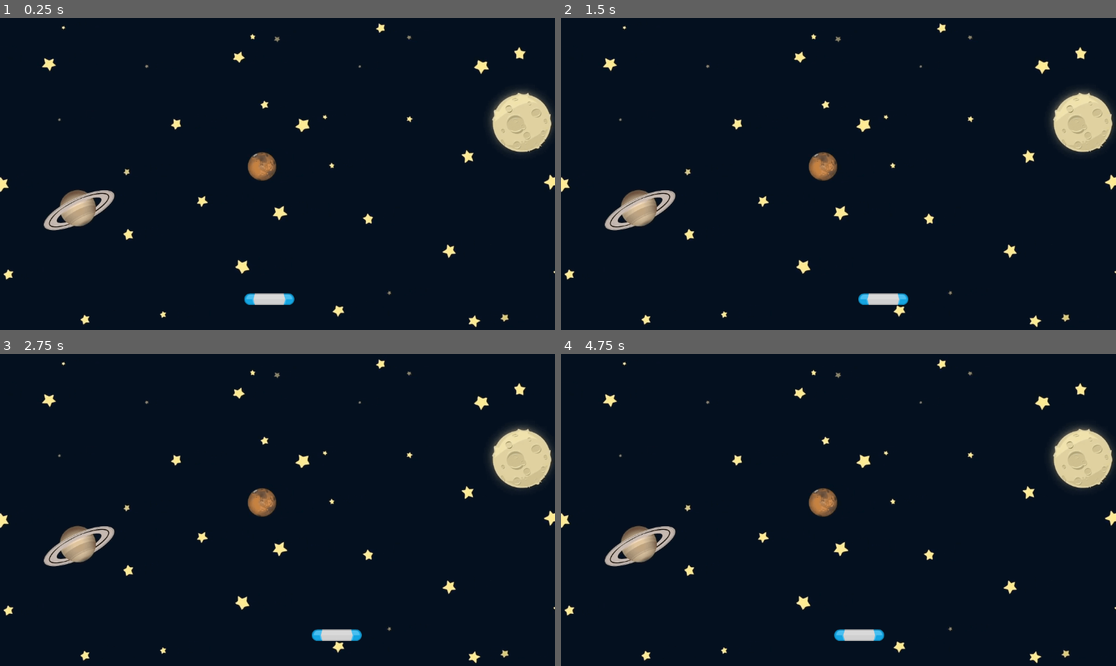
Above: before the commit, frames 1-4 (two rows, left to right).
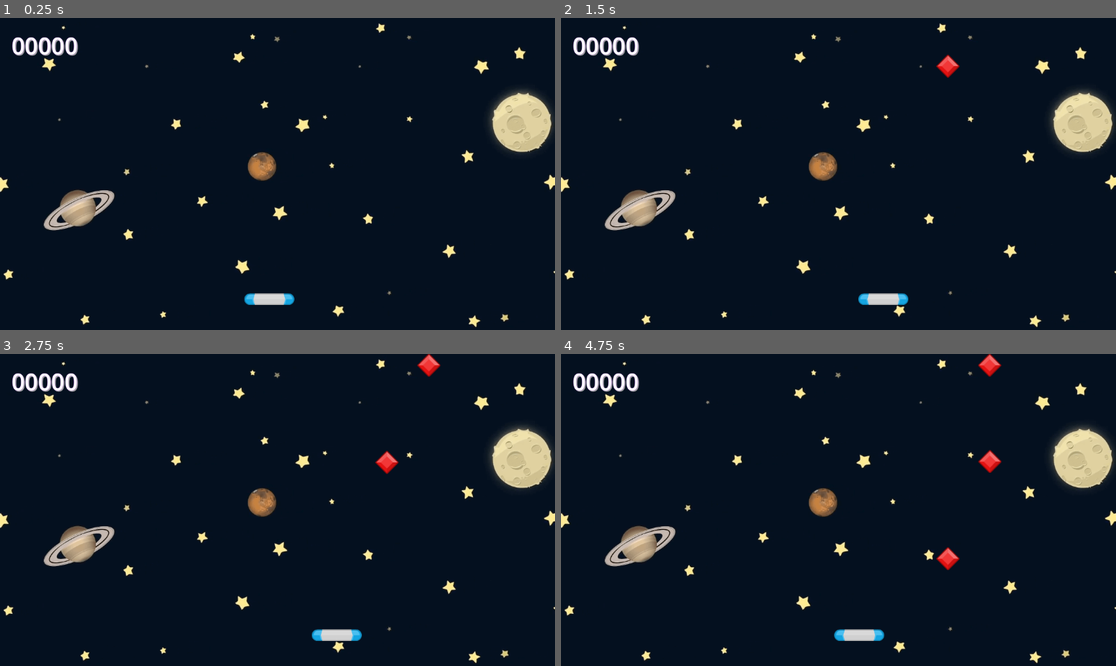
Above: after the commit, the same moments.

Repository: Apasin-josc/gdDOJO
Game: Godot game, scene res://scenes/game.tscn
Same seed, same stepped clock (60 frames per second), same inputs: the game is played once before the commit and once after it.
Inputs:
- Up to frame 1 (0.25 s): no input
- Up to frame 2 (1.5 s): tap Enter at 0.5 s; hold D (right) 0.53-1.28 s; hold A (left) from 1.28 s (still down)
- Up to frame 3 (2.75 s): release A (left) at 2.03 s; hold D (right) from 2.03 s (still down)
- Up to frame 4 (4.75 s): release D (right) at 3.53 s; hold A (left) from 3.53 s (still down)

The runs differ from the first frame. In frame 1, 0.5% of the frame differs, in the area x 2-15%, y 6-13%; in frame 2, 0.7%; in frame 3, 0.8%; in frame 4, 1.0%, in the area x 2-80%, y 0-70%.

Commit message:
adding spawning gems (logic/signals) and scoring logic with some label

Diff:
--- a/Gem-Catcher/scenes/game.gd
+++ b/Gem-Catcher/scenes/game.gd
@@ -1,16 +1,40 @@
 extends Node2D
 
 
+@export var gem_scene: PackedScene
+
+@onready var label: Label = $Label
+
+
+var _score: int = 0
+
 # Called when the node enters the scene tree for the first time.
 func _ready():
-	pass # Replace with function body.
-
+	spawn_gem()
 
 # Called every frame. 'delta' is the elapsed time since the previous frame.
 func _process(delta):
 	pass
 
 
+func spawn_gem():
+	var new_gem: Gem = gem_scene.instantiate()
+	var xpos: float = randf_range(70, 1050)
+	new_gem.on_gem_off_screen.connect(game_over)
+	new_gem.position = Vector2(xpos, -50)
+	add_child(new_gem)
+
+func game_over():
+	print("game_over")
+
+
 
 func _on_timer_timeout():
 	print("on_timer_timeout")
+	spawn_gem()
+
+
+func _on_paddle_area_entered(area):
+	_score += 1
+	label.text = "%05d" % _score
+	area.queue_free()
--- a/Gem-Catcher/scenes/game.tscn
+++ b/Gem-Catcher/scenes/game.tscn
@@ -1,11 +1,13 @@
-[gd_scene load_steps=4 format=3 uid="uid://bvgo02utaohk5"]
+[gd_scene load_steps=5 format=3 uid="uid://bvgo02utaohk5"]
 
 [ext_resource type="Texture2D" uid="uid://biltfrqmulbbg" path="res://assets/GameBg.png" id="1_4pqnf"]
 [ext_resource type="Script" path="res://scenes/game.gd" id="1_6y8b4"]
+[ext_resource type="PackedScene" uid="uid://dmybldnx3endo" path="res://scenes/gem.tscn" id="2_l541u"]
 [ext_resource type="PackedScene" uid="uid://d75sxan83xmv" path="res://scenes/paddle.tscn" id="2_qyg3k"]
 
 [node name="Game" type="Node2D"]
 script = ExtResource("1_6y8b4")
+gem_scene = ExtResource("2_l541u")
 
 [node name="Sprite2D" type="Sprite2D" parent="."]
 position = Vector2(581, 314)
@@ -19,4 +21,19 @@
 wait_time = 2.0
 autostart = true
 
+[node name="Label" type="Label" parent="."]
+offset_left = 24.0
+offset_top = 24.0
+offset_right = 132.0
+offset_bottom = 91.0
+theme_override_colors/font_color = Color(1, 1, 1, 1)
+theme_override_colors/font_shadow_color = Color(0.654232, 0.654232, 0.654232, 1)
+theme_override_colors/font_outline_color = Color(0.681412, 0.439427, 0.831894, 1)
+theme_override_constants/shadow_offset_x = 2
+theme_override_constants/shadow_offset_y = 2
+theme_override_constants/outline_size = 2
+theme_override_font_sizes/font_size = 48
+text = "00000"
+
+[connection signal="area_entered" from="Paddle" to="." method="_on_paddle_area_entered"]
 [connection signal="timeout" from="Timer" to="." method="_on_timer_timeout"]
--- a/Gem-Catcher/scenes/gem.gd
+++ b/Gem-Catcher/scenes/gem.gd
@@ -1,4 +1,6 @@
 extends Area2D
+
+class_name Gem
 
 signal on_gem_off_screen
 
--- a/Gem-Catcher/scenes/paddle.gd
+++ b/Gem-Catcher/scenes/paddle.gd
@@ -17,7 +17,3 @@
 		#position.x += speed * delta
 	if Input.is_action_pressed("right"):    #left + right = 0
 		position.x += speed * delta
-
-
-func _on_gem_area_entered(area):
-	print(area)
--- a/Gem-Catcher/scenes/paddle.tscn
+++ b/Gem-Catcher/scenes/paddle.tscn
@@ -15,5 +15,3 @@
 [node name="CollisionShape2D" type="CollisionShape2D" parent="."]
 rotation = 1.5708
 shape = SubResource("CapsuleShape2D_33xir")
-
-[connection signal="area_entered" from="." to="." method="_on_gem_area_entered"]
